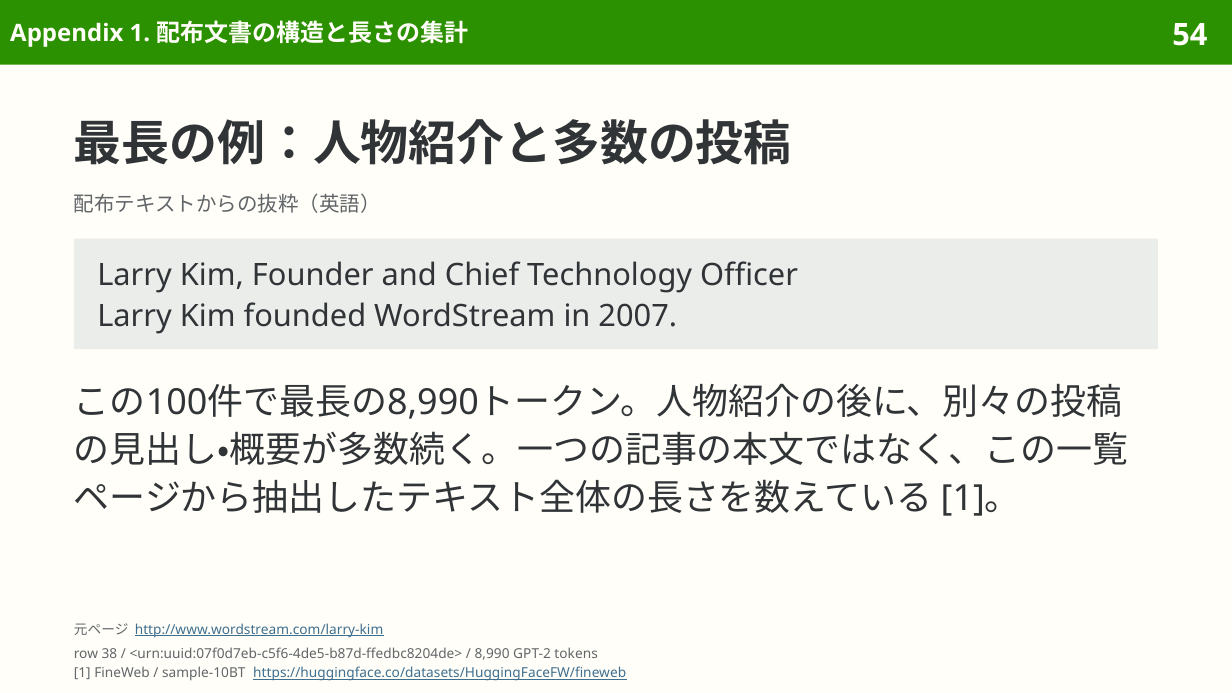
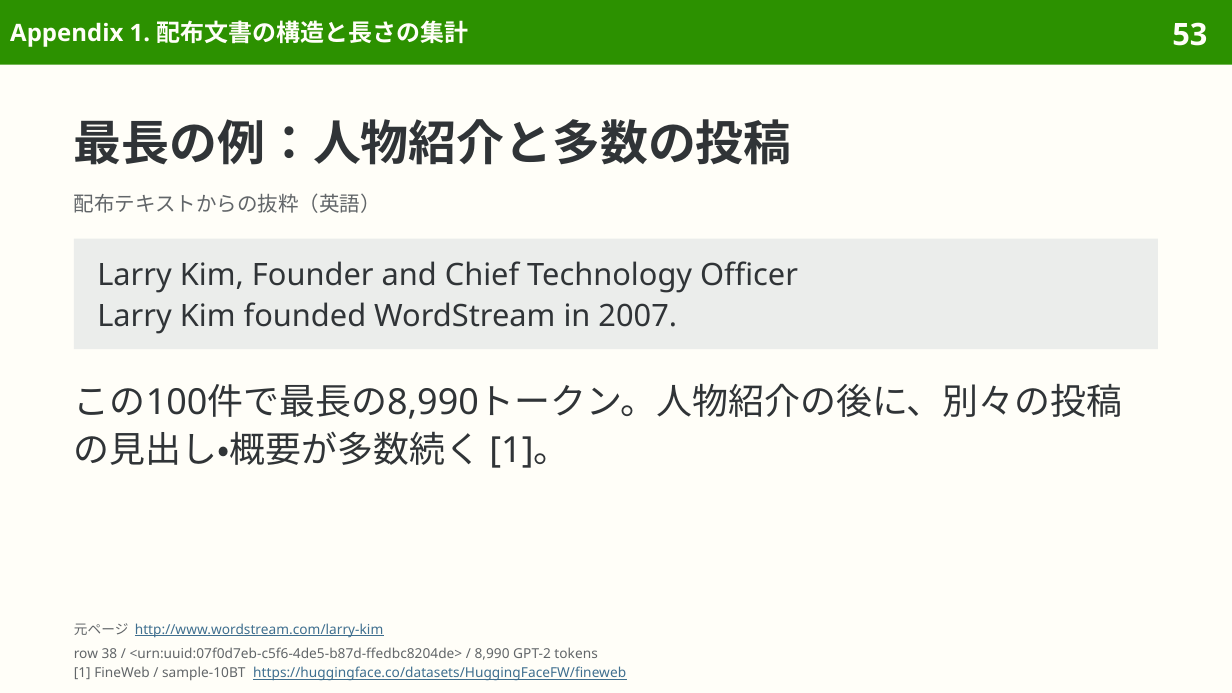
Before and after one commit to sasakiy84/datasets-in-10-minutes, a slide deck: slide 53 of slides/datasets-in-10-minutes-fineweb.pptx (slide 54 before the commit). Drawn at 1232x693 pixels with LibreOffice and Linux fonts; fonts in the diff are those of the drawing. Boxes give left, top, right and bottom in pixels: in the first picture for what was removed or moved away, otherwise in the second. Text is boxed around its words. In the diff, an @@ line names an element or a change of style, - is before the commit and + after.

```diff
--- a/slides/datasets-in-10-minutes-fineweb.pptx
+++ b/slides/datasets-in-10-minutes-fineweb.pptx
@@ page number at (1172, 22, 1207, 46): text changed @@
-54
+53
@@ text at (74, 383, 1123, 468): text changed @@
-この100件で最長の8,990トークン。人物紹介の後に、別々の投稿の見出し・概要が多数続く。一つの記事の本文ではなく、この一覧ページから抽出したテキスト全体の長さを数えている [1]。
+この100件で最長の8,990トークン。人物紹介の後に、別々の投稿の見出し・概要が多数続く [1]。
```
Also in this commit, not shown: 34 other slides changed, 1 slide removed, 16 other files.
